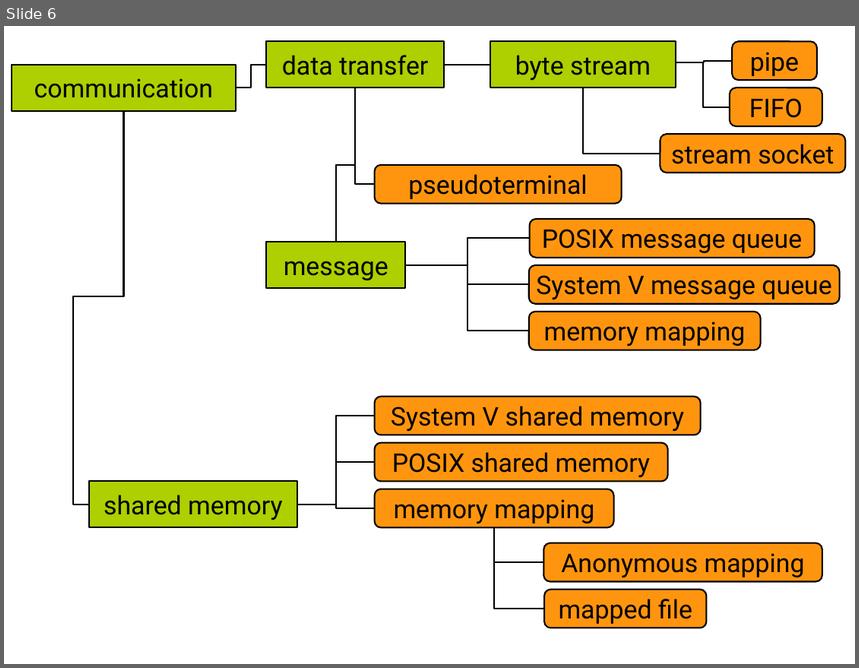
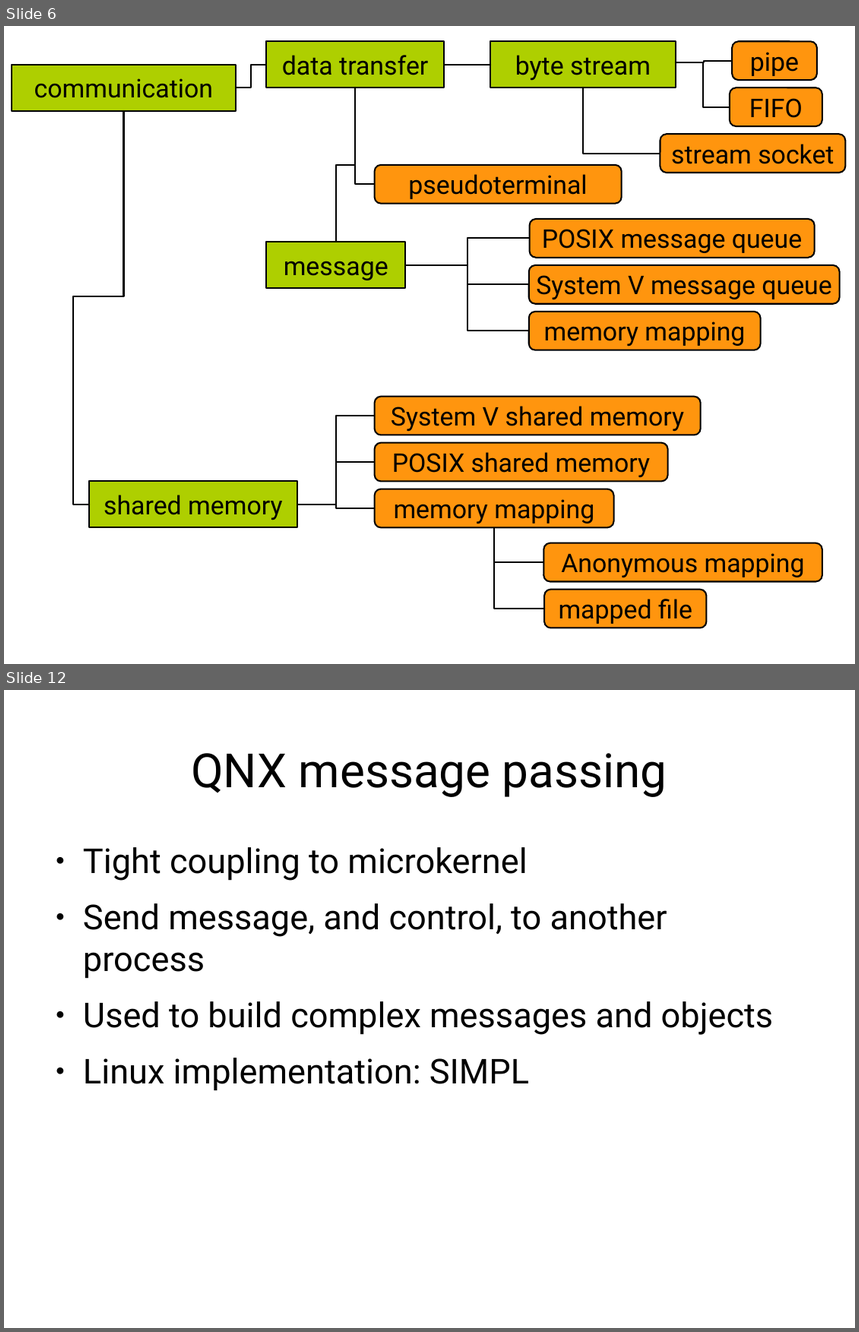
Before and after one commit to gregkh/presentation-kdbus, a slide deck: kdbus.odp. Shown one above the other, each under a label of ours: slide 6 before the commit, slides 6 and 12 after it; the slides between them are not shown. The pictures are 859x668 and 859x1332 pixels, drawn with LibreOffice and Linux fonts; fonts in the diff are those of the drawing. Boxes give left, top, right and bottom in pixels: in the first picture for what was removed or moved away, otherwise in the second. Text is boxed around its words. In the diff, an @@ line names an element or a change of style, - is before the commit and + after.

```diff
--- a/kdbus.odp
+++ b/kdbus.odp
@@ slide 12 added at <box>4,690,855,1328</box>, background #FFFFFF @@
@@ title added at <box>191,753,667,797</box>, 44 pt, text #000000 @@
+QNX message passing
@@ text added at <box>83,847,774,1091</box>, 32 pt, text #000000 @@
+● Tight coupling to microkernel
+● Send message, and control, to another process
+● Used to build complex messages and objects
+● Linux implementation: SIMPL
```
Also in this commit, not shown: 17 other slides added, 1 slide removed, 1 other file.
